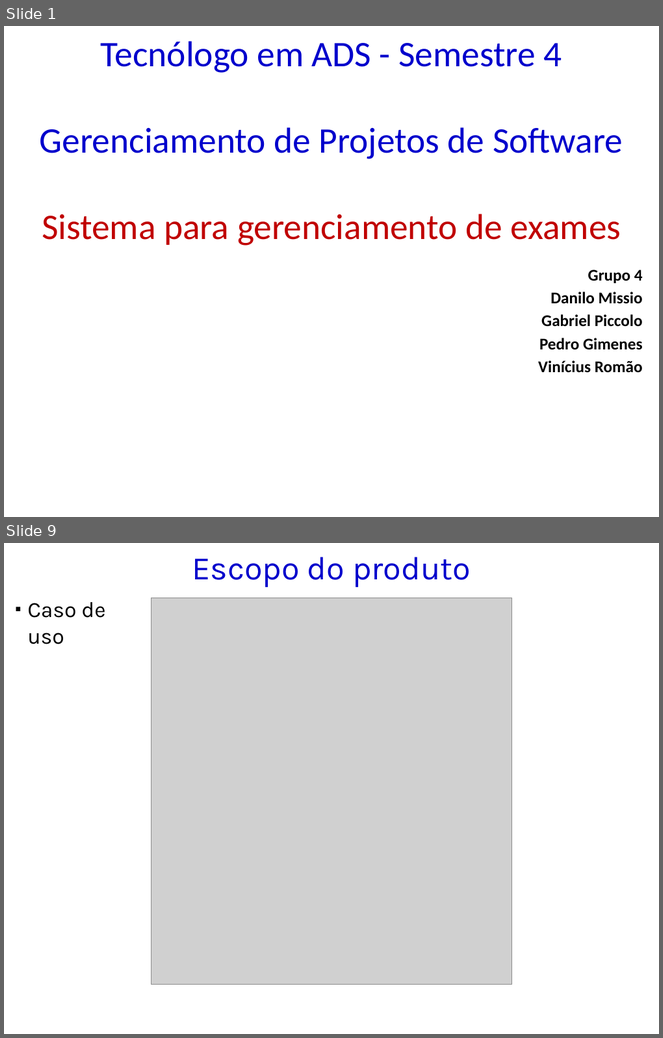
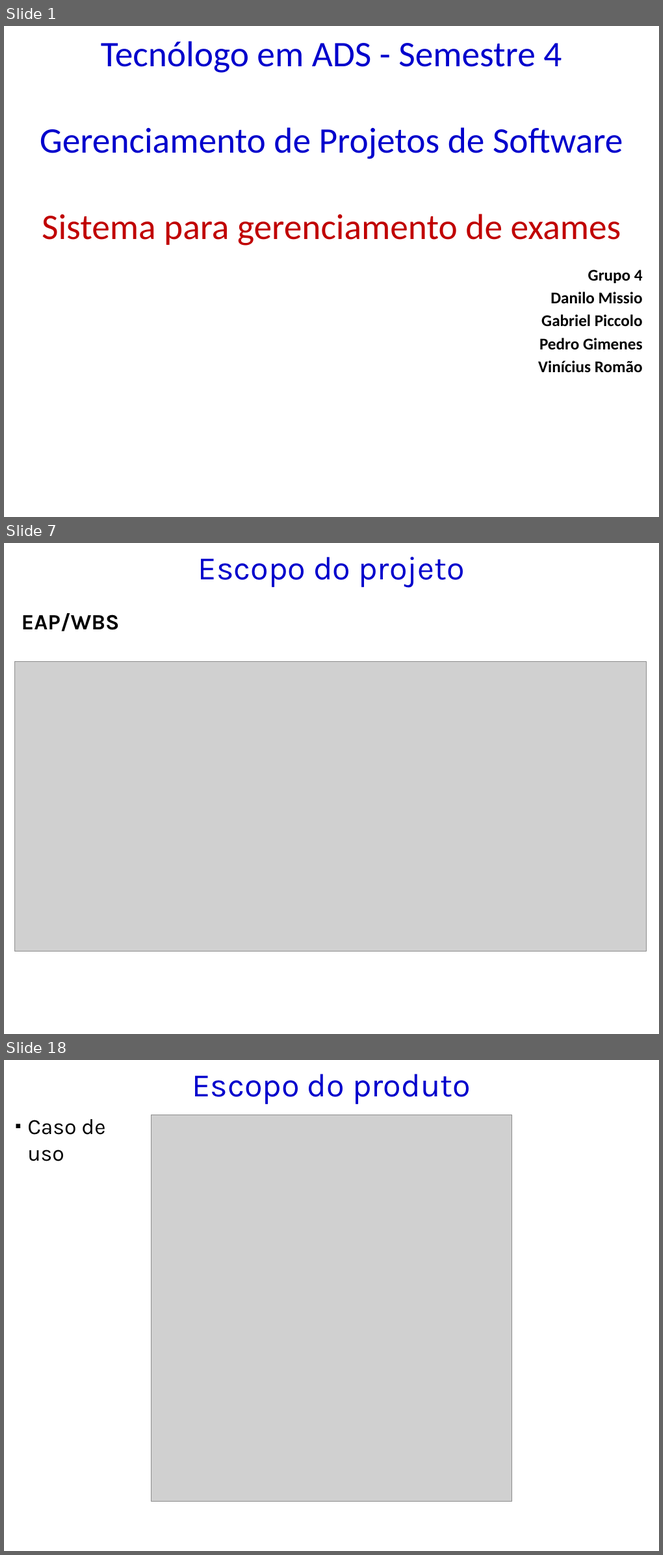
Before and after one commit to kokmz/TCCHUE, a slide deck: Arquivos do Anselmo preencidos - Semestre passado/GPS_2014_Modelo de Apresentação_PI.pptx. Shown one above the other, each under a label of ours: slides 1 and 9 before the commit, slides 1, 7 and 18 after it; the slides between them are not shown. The pictures are 663x1038 and 663x1555 pixels, drawn with LibreOffice and Linux fonts; fonts in the diff are those of the drawing; grey boxes stand for pictures; background and template pictures are left out. Boxes give left, top, right and bottom in pixels: in the first picture for what was removed or moved away, otherwise in the second. Text is boxed around its words. In the diff, an @@ line names an element or a change of style, - is before the commit and + after.

```diff
--- a/Arquivos do Anselmo preencidos - Semestre passado/GPS_2014_Modelo de Apresentação_PI.pptx
+++ b/Arquivos do Anselmo preencidos - Semestre passado/GPS_2014_Modelo de Apresentação_PI.pptx
@@ slide 7 added at (x1=4, y1=543, x2=659, y2=1034), background picture (left out) @@
@@ title added at (x1=198, y1=557, x2=464, y2=588), 36 pt, text #0000CC @@
+Escopo do projeto
@@ text added at (x1=22, y1=613, x2=120, y2=631), 24 pt, text #000000, bold @@
+  EAP/WBS
@@ picture added at (x1=15, y1=661, x2=647, y2=951) @@
@@ what was slide 9 is now slide 18 @@
```
Also in this commit, not shown: 13 slides changed, 11 other slides added.
